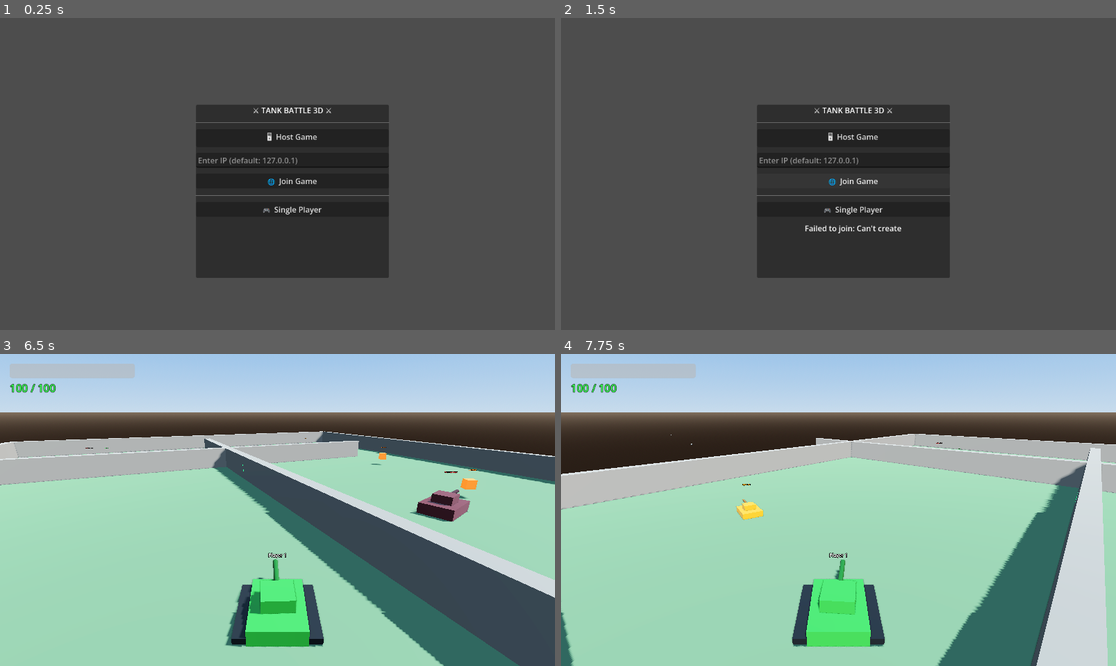
Above: before the commit, frames 1-4 (two rows, left to right).
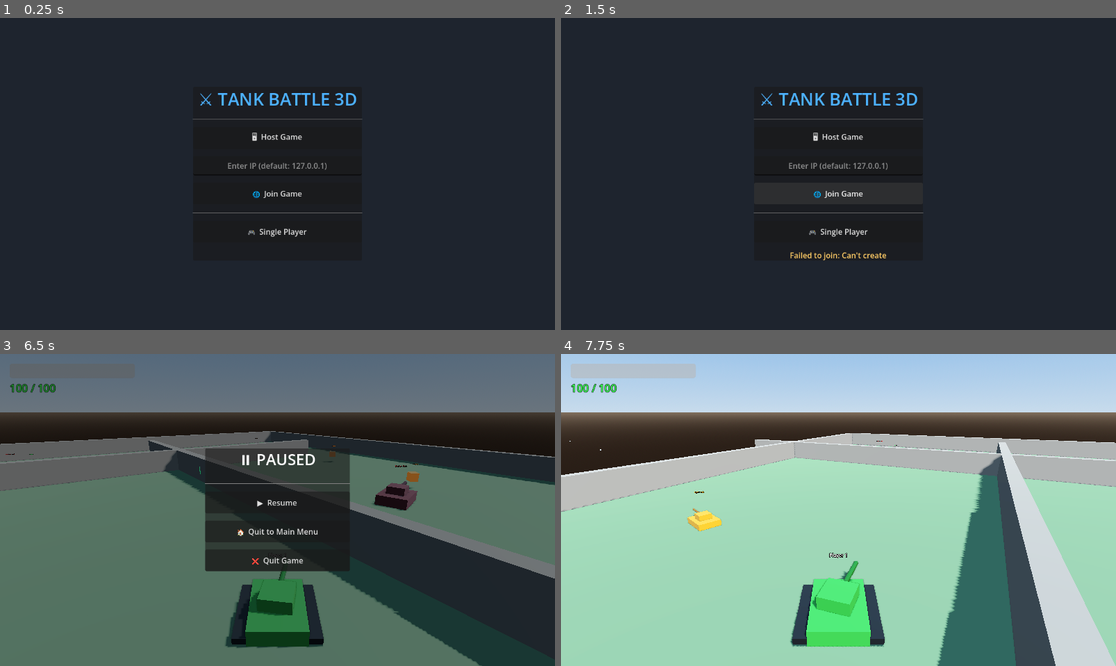
Above: after the commit, the same moments.

Repository: tatee0815/A6
Game: Godot game, scene res://scenes/main.tscn
Same seed, same stepped clock (60 frames per second), same inputs: the game is played once before the commit and once after it.
Inputs (mouse positions are in pixels of both pictures, inside the frame that each line leads up to):
- Up to frame 1 (0.25 s): no input
- Up to frame 2 (1.5 s): click "🖥 Host Game" at 0.5 s; click "🌐 Join Game" at 1.25 s
- Up to frame 3 (6.5 s): click "🎮 Single Player" at 2 s; hold D (turn_right) 2.78-3.53 s; tap Space (shoot) at 2.85, 5.1 s; hold S (move_backward) 3.53-4.28 s; tap Q at 3.6 s; hold D (turn_right) 4.28-5.03 s; hold E 4.28-5.03 s; hold W (move_forward) 5.03-5.78 s; hold A (turn_left) from 5.78 s (still down); hold Q from 5.78 s (still down); tap Escape (ui_cancel) at 6.4 s
- Up to frame 4 (7.75 s): release A (turn_left) at 6.5 s; release Q at 6.5 s; click (838, 503) at 6.5 s, where only the run after the commit has a clickable "▶ Resume"; tap Enter at 7.25 s; hold A (turn_left) from 7.28 s (still down); tap E at 7.35 s

The runs differ from the first frame. In frame 1, 82% of the frame differs, in the area x 0-100%, y 0-100%; in frame 2, 83%; in frame 3, 98%; in frame 4, 15%.

Commit message:
add main menu, pause menu

Diff:
--- a/scenes/main.tscn
+++ b/scenes/main.tscn
@@ -1,6 +1,8 @@
 [gd_scene format=3 uid="uid://cqmain00001"]
 
 [ext_resource type="Script" uid="uid://khwrtxg0f7cc" path="res://scripts/main.gd" id="1_scr"]
+[ext_resource type="PackedScene" uid="uid://cqpause001" path="res://scenes/pause_menu.tscn" id="2_pause"]
+[ext_resource type="PackedScene" uid="uid://cqmainmenu001" path="res://scenes/main_menu.tscn" id="3_menu"]
 
 [sub_resource type="ProceduralSkyMaterial" id="SkyMat_1"]
 sky_top_color = Color(0.35, 0.55, 0.82, 1)
@@ -141,60 +143,13 @@
 anchors_preset = 15
 anchor_right = 1.0
 anchor_bottom = 1.0
-offset_left = -73.0
-offset_top = -11.0
-offset_right = -73.0
-offset_bottom = -11.0
 grow_horizontal = 2
 grow_vertical = 2
 mouse_filter = 2
 
-[node name="MainMenu" type="PanelContainer" parent="UI" unique_id=1637171438]
+[node name="PauseMenu" parent="UI" instance=ExtResource("2_pause")]
+visible = false
 layout_mode = 1
-anchors_preset = 8
-anchor_left = 0.5
-anchor_top = 0.5
-anchor_right = 0.5
-anchor_bottom = 0.5
-offset_left = -96.0
-offset_top = -133.0
-offset_right = 304.0
-offset_bottom = 227.0
-grow_horizontal = 2
-grow_vertical = 2
 
-[node name="VBox" type="VBoxContainer" parent="UI/MainMenu" unique_id=1145499040]
-layout_mode = 2
-theme_override_constants/separation = 12
-
-[node name="TitleLabel" type="Label" parent="UI/MainMenu/VBox" unique_id=1546684494]
-layout_mode = 2
-text = "⚔ TANK BATTLE 3D ⚔"
-horizontal_alignment = 1
-
-[node name="Separator1" type="HSeparator" parent="UI/MainMenu/VBox" unique_id=1521295064]
-layout_mode = 2
-
-[node name="HostButton" type="Button" parent="UI/MainMenu/VBox" unique_id=339164260]
-layout_mode = 2
-text = "🖥  Host Game"
-
-[node name="IPInput" type="LineEdit" parent="UI/MainMenu/VBox" unique_id=164161221]
-layout_mode = 2
-placeholder_text = "Enter IP (default: 127.0.0.1)"
-
-[node name="JoinButton" type="Button" parent="UI/MainMenu/VBox" unique_id=143593785]
-layout_mode = 2
-text = "🌐  Join Game"
-
-[node name="Separator2" type="HSeparator" parent="UI/MainMenu/VBox" unique_id=1807058278]
-layout_mode = 2
-
-[node name="SinglePlayerButton" type="Button" parent="UI/MainMenu/VBox" unique_id=694141323]
-layout_mode = 2
-text = "🎮  Single Player"
-
-[node name="StatusLabel" type="Label" parent="UI/MainMenu/VBox" unique_id=126319801]
-layout_mode = 2
-horizontal_alignment = 1
-autowrap_mode = 2
+[node name="MainMenu" parent="UI" instance=ExtResource("3_menu")]
+layout_mode = 1
--- /dev/null
+++ b/scenes/main_menu.tscn
@@ -0,0 +1,84 @@
+[gd_scene format=3 uid="uid://cqmainmenu001"]
+
+[ext_resource type="Script" path="res://scripts/main_menu.gd" id="1_scr"]
+
+[sub_resource type="StyleBoxFlat" id="StyleBoxFlat_bg"]
+bg_color = Color(0.12, 0.14, 0.18, 1)
+
+[node name="MainMenu" type="Control"]
+layout_mode = 3
+anchors_preset = 15
+anchor_right = 1.0
+anchor_bottom = 1.0
+grow_horizontal = 2
+grow_vertical = 2
+script = ExtResource("1_scr")
+
+[node name="Background" type="Panel" parent="."]
+layout_mode = 1
+anchors_preset = 15
+anchor_right = 1.0
+anchor_bottom = 1.0
+grow_horizontal = 2
+grow_vertical = 2
+theme_override_styles/panel = SubResource("StyleBoxFlat_bg")
+
+[node name="CenterContainer" type="CenterContainer" parent="."]
+layout_mode = 1
+anchors_preset = 15
+anchor_right = 1.0
+anchor_bottom = 1.0
+grow_horizontal = 2
+grow_vertical = 2
+
+[node name="PanelContainer" type="PanelContainer" parent="CenterContainer"]
+custom_minimum_size = Vector2(350, 0)
+layout_mode = 2
+
+[node name="VBox" type="VBoxContainer" parent="CenterContainer/PanelContainer"]
+layout_mode = 2
+theme_override_constants/separation = 15
+
+[node name="Title" type="Label" parent="CenterContainer/PanelContainer/VBox"]
+layout_mode = 2
+theme_override_colors/font_color = Color(0.3, 0.7, 1, 1)
+theme_override_font_sizes/font_size = 36
+text = "⚔ TANK BATTLE 3D"
+horizontal_alignment = 1
+
+[node name="Separator" type="HSeparator" parent="CenterContainer/PanelContainer/VBox"]
+layout_mode = 2
+
+[node name="HostButton" type="Button" parent="CenterContainer/PanelContainer/VBox"]
+custom_minimum_size = Vector2(0, 45)
+layout_mode = 2
+text = "🖥  Host Game"
+
+[node name="IPInput" type="LineEdit" parent="CenterContainer/PanelContainer/VBox"]
+custom_minimum_size = Vector2(0, 40)
+layout_mode = 2
+placeholder_text = "Enter IP (default: 127.0.0.1)"
+alignment = 1
+
+[node name="JoinButton" type="Button" parent="CenterContainer/PanelContainer/VBox"]
+custom_minimum_size = Vector2(0, 45)
+layout_mode = 2
+text = "🌐  Join Game"
+
+[node name="Separator2" type="HSeparator" parent="CenterContainer/PanelContainer/VBox"]
+layout_mode = 2
+
+[node name="SinglePlayerButton" type="Button" parent="CenterContainer/PanelContainer/VBox"]
+custom_minimum_size = Vector2(0, 45)
+layout_mode = 2
+text = "🎮  Single Player"
+
+[node name="StatusLabel" type="Label" parent="CenterContainer/PanelContainer/VBox"]
+layout_mode = 2
+theme_override_colors/font_color = Color(1, 0.8, 0.4, 1)
+horizontal_alignment = 1
+autowrap_mode = 2
+
+[connection signal="pressed" from="CenterContainer/PanelContainer/VBox/HostButton" to="." method="_on_host_button_pressed"]
+[connection signal="pressed" from="CenterContainer/PanelContainer/VBox/JoinButton" to="." method="_on_join_button_pressed"]
+[connection signal="pressed" from="CenterContainer/PanelContainer/VBox/SinglePlayerButton" to="." method="_on_single_player_button_pressed"]
--- /dev/null
+++ b/scenes/pause_menu.tscn
@@ -0,0 +1,69 @@
+[gd_scene format=3 uid="uid://d05e1wmewbvv7"]
+
+[ext_resource type="Script" uid="uid://5bgy8fcgixer" path="res://scripts/pause_menu.gd" id="1_scr"]
+
+[sub_resource type="StyleBoxFlat" id="StyleBoxFlat_bg"]
+bg_color = Color(0, 0, 0, 0.470588)
+
+[node name="PauseMenu" type="Control" unique_id=1253160852]
+process_mode = 3
+layout_mode = 3
+anchors_preset = 15
+anchor_right = 1.0
+anchor_bottom = 1.0
+grow_horizontal = 2
+grow_vertical = 2
+script = ExtResource("1_scr")
+
+[node name="BackgroundOverlay" type="Panel" parent="." unique_id=1848295657]
+layout_mode = 1
+anchors_preset = 15
+anchor_right = 1.0
+anchor_bottom = 1.0
+grow_horizontal = 2
+grow_vertical = 2
+theme_override_styles/panel = SubResource("StyleBoxFlat_bg")
+
+[node name="CenterContainer" type="CenterContainer" parent="." unique_id=454412656]
+layout_mode = 1
+anchors_preset = 15
+anchor_right = 1.0
+anchor_bottom = 1.0
+grow_horizontal = 2
+grow_vertical = 2
+
+[node name="PanelContainer" type="PanelContainer" parent="CenterContainer" unique_id=524627514]
+custom_minimum_size = Vector2(300, 0)
+layout_mode = 2
+
+[node name="VBox" type="VBoxContainer" parent="CenterContainer/PanelContainer" unique_id=1199036989]
+layout_mode = 2
+theme_override_constants/separation = 15
+
+[node name="Title" type="Label" parent="CenterContainer/PanelContainer/VBox" unique_id=1628236056]
+layout_mode = 2
+theme_override_font_sizes/font_size = 32
+text = "⏸ PAUSED"
+horizontal_alignment = 1
+
+[node name="Separator" type="HSeparator" parent="CenterContainer/PanelContainer/VBox" unique_id=405370328]
+layout_mode = 2
+
+[node name="ResumeButton" type="Button" parent="CenterContainer/PanelContainer/VBox" unique_id=1136397386]
+custom_minimum_size = Vector2(0, 45)
+layout_mode = 2
+text = "▶  Resume"
+
+[node name="QuitToMenuButton" type="Button" parent="CenterContainer/PanelContainer/VBox" unique_id=186233090]
+custom_minimum_size = Vector2(0, 45)
+layout_mode = 2
+text = "🏠  Quit to Main Menu"
+
+[node name="QuitGameButton" type="Button" parent="CenterContainer/PanelContainer/VBox" unique_id=1733067716]
+custom_minimum_size = Vector2(0, 45)
+layout_mode = 2
+text = "❌  Quit Game"
+
+[connection signal="pressed" from="CenterContainer/PanelContainer/VBox/ResumeButton" to="." method="_on_resume_button_pressed"]
+[connection signal="pressed" from="CenterContainer/PanelContainer/VBox/QuitToMenuButton" to="." method="_on_quit_to_menu_button_pressed"]
+[connection signal="pressed" from="CenterContainer/PanelContainer/VBox/QuitGameButton" to="." method="_on_quit_game_button_pressed"]
--- a/scripts/main.gd
+++ b/scripts/main.gd
@@ -36,24 +36,20 @@
 
 # ── Cached UI refs ──────────────────────────────────────────
 @onready var main_menu: Control = $UI/MainMenu
-@onready var ip_input: LineEdit = $UI/MainMenu/VBox/IPInput
-@onready var status_label: Label = $UI/MainMenu/VBox/StatusLabel
-@onready var host_btn: Button = $UI/MainMenu/VBox/HostButton
-@onready var join_btn: Button = $UI/MainMenu/VBox/JoinButton
-@onready var single_btn: Button = $UI/MainMenu/VBox/SinglePlayerButton
 @onready var players_node: Node3D = $Players
 @onready var enemies_node: Node3D = $Enemies
 @onready var powerups_node: Node3D = $PowerUps
+@onready var pause_menu: Control = $UI/PauseMenu
 
 var _spawn_index: int = 0
 
 
 # ── Lifecycle ────────────────────────────────────────────────
 func _ready() -> void:
-	# Connect UI buttons
-	host_btn.pressed.connect(_on_host_pressed)
-	join_btn.pressed.connect(_on_join_pressed)
-	single_btn.pressed.connect(_on_single_player_pressed)
+	# Connect Main Menu signals
+	main_menu.host_requested.connect(_on_host_pressed)
+	main_menu.join_requested.connect(_on_join_pressed)
+	main_menu.single_player_requested.connect(_on_single_player_pressed)
 
 	# Connect network signals
 	NetworkManager.player_connected.connect(_on_player_connected)
@@ -61,6 +57,9 @@
 	NetworkManager.connection_succeeded.connect(_on_connection_succeeded)
 	NetworkManager.connection_failed.connect(_on_connection_failed)
 	NetworkManager.server_disconnected.connect(_on_server_disconnected)
+
+	# Setup Mouse
+	Input.mouse_mode = Input.MOUSE_MODE_VISIBLE
 
 	# Configure MultiplayerSpawner for Players
 	var spawner: MultiplayerSpawner = $MultiplayerSpawner
@@ -83,28 +82,34 @@
 	add_child(powerup_spawner)
 
 
+func _unhandled_input(event: InputEvent) -> void:
+	if event.is_action_pressed("ui_cancel"): # Usually Escape
+		if not main_menu.visible:
+			if pause_menu.visible:
+				pause_menu.close()
+			else:
+				pause_menu.open()
+
+
 # ── UI Callbacks ─────────────────────────────────────────────
 func _on_host_pressed() -> void:
 	var err := NetworkManager.host_game()
 	if err == OK:
-		status_label.text = "Hosting… Waiting for players."
+		main_menu.set_status("Hosting… Waiting for players.")
 		_hide_menu()
 		# Also spawn enemies & items in host mode
 		_spawn_enemies()
 		_spawn_powerups()
 	else:
-		status_label.text = "Failed to host: %s" % error_string(err)
-
-
-func _on_join_pressed() -> void:
-	var address: String = ip_input.text.strip_edges()
-	if address.is_empty():
-		address = "127.0.0.1"
+		main_menu.set_status("Failed to host: %s" % error_string(err))
+
+
+func _on_join_pressed(address: String) -> void:
 	var err := NetworkManager.join_game(address)
 	if err == OK:
-		status_label.text = "Connecting to %s…" % address
+		main_menu.set_status("Connecting to %s…" % address)
 	else:
-		status_label.text = "Failed to join: %s" % error_string(err)
+		main_menu.set_status("Failed to join: %s" % error_string(err))
 
 
 func _on_single_player_pressed() -> void:
@@ -121,7 +126,7 @@
 
 func _show_menu() -> void:
 	main_menu.visible = true
-	status_label.text = ""
+	main_menu.set_status("")
 
 
 # ── Network Callbacks ────────────────────────────────────────
@@ -143,19 +148,23 @@
 
 
 func _on_connection_failed() -> void:
-	status_label.text = "Connection failed! Check IP and try again."
+	main_menu.set_status("Connection failed! Check IP and try again.")
 
 
 func _on_server_disconnected() -> void:
-	# Clean up all players and return to menu
+	_clear_entities()
+	_show_menu()
+	main_menu.set_status("Server disconnected.")
+
+
+func _clear_entities() -> void:
+	# Clean up all players, enemies, and power-ups
 	for child in players_node.get_children():
 		child.queue_free()
 	for child in enemies_node.get_children():
 		child.queue_free()
 	for child in powerups_node.get_children():
 		child.queue_free()
-	_show_menu()
-	status_label.text = "Server disconnected."
 
 
 # ── Player Spawning ──────────────────────────────────────────
--- /dev/null
+++ b/scripts/main_menu.gd
@@ -0,0 +1,34 @@
+## ============================================================
+## main_menu.gd — Main Menu Controller
+## Handles: Hosting, Joining, and Single-Player session startup.
+## ============================================================
+extends Control
+
+# ── Signals ──────────────────────────────────────────────────
+signal host_requested()
+signal join_requested(address: String)
+signal single_player_requested()
+
+# ── Cached Refs ──────────────────────────────────────────────
+@onready var ip_input: LineEdit = $CenterContainer/PanelContainer/VBox/IPInput
+@onready var status_label: Label = $CenterContainer/PanelContainer/VBox/StatusLabel
+
+# ── Public API ───────────────────────────────────────────────
+func set_status(text: String) -> void:
+	if status_label:
+		status_label.text = text
+
+
+func _on_host_button_pressed() -> void:
+	host_requested.emit()
+
+
+func _on_join_button_pressed() -> void:
+	var address = ip_input.text.strip_edges()
+	if address.is_empty():
+		address = "127.0.0.1"
+	join_requested.emit(address)
+
+
+func _on_single_player_button_pressed() -> void:
+	single_player_requested.emit()
--- /dev/null
+++ b/scripts/pause_menu.gd
@@ -0,0 +1,61 @@
+## ============================================================
+## pause_menu.gd — Pause Menu Controller
+## Handles: Resuming, Quitting, and Disconnecting from Network.
+## ============================================================
+extends Control
+
+# ── Signals ──────────────────────────────────────────────────
+# (Optional) We could emit a signal when resuming,
+# but we'll handle logic directly via main script.
+
+# ── Lifecycle ────────────────────────────────────────────────
+func _ready() -> void:
+	# Hide by default
+	visible = false
+	# Ensure this menu works even when the game is paused!
+	process_mode = Node.PROCESS_MODE_ALWAYS
+
+
+# ── Public API ───────────────────────────────────────────────
+func open() -> void:
+	visible = true
+	get_tree().paused = true
+	# Capture mouse if needed
+	Input.mouse_mode = Input.MOUSE_MODE_VISIBLE
+
+
+func close() -> void:
+	visible = false
+	get_tree().paused = false
+	# Release mouse or return to capture depending on gameplay
+	# For this game, we might want capture back if in-game
+	if not get_parent().get_node("MainMenu").visible:
+		Input.mouse_mode = Input.MOUSE_MODE_CAPTURED
+
+
+# ── UI Callbacks ─────────────────────────────────────────────
+func _on_resume_button_pressed() -> void:
+	close()
+
+
+func _on_quit_to_menu_button_pressed() -> void:
+	# Unpause first to avoid stuck state
+	get_tree().paused = false
+	visible = false
+
+	# Handle network cleanup
+	if NetworkManager.multiplayer.multiplayer_peer:
+		NetworkManager.disconnect_game()
+
+	# Tell Main scene to show menu (via parent reference or signal)
+	# In this project, Main is the parent of UI/PauseMenu
+	var main = get_tree().current_scene
+	if main.has_method("_show_menu"):
+		main._show_menu()
+
+	# Clean up entities
+	main._clear_entities()
+
+
+func _on_quit_game_button_pressed() -> void:
+	get_tree().quit()
--- a/scripts/player_tank.gd
+++ b/scripts/player_tank.gd
@@ -47,14 +47,18 @@
 
 
 # ── Lifecycle ────────────────────────────────────────────────
+func _enter_tree() -> void:
+	# Set multiplayer authority to the owning player.
+	# In Godot 4, this must happen in _enter_tree (or during the spawner's callback)
+	# to avoid "unable to process pending spawn" errors.
+	set_multiplayer_authority(player_id)
+
+
 func _ready() -> void:
 	# Spawner sets the node name to the peer_id string
 	var id_from_name := name.to_int()
 	if id_from_name > 0:
 		player_id = id_from_name
-
-	# Set multiplayer authority to the owning player
-	set_multiplayer_authority(player_id)
 
 	# Name tag
 	if name_label:
Not shown, added: scripts/main_menu.gd.uid
Not shown, added: scripts/pause_menu.gd.uid
Not shown, changed: README.md
